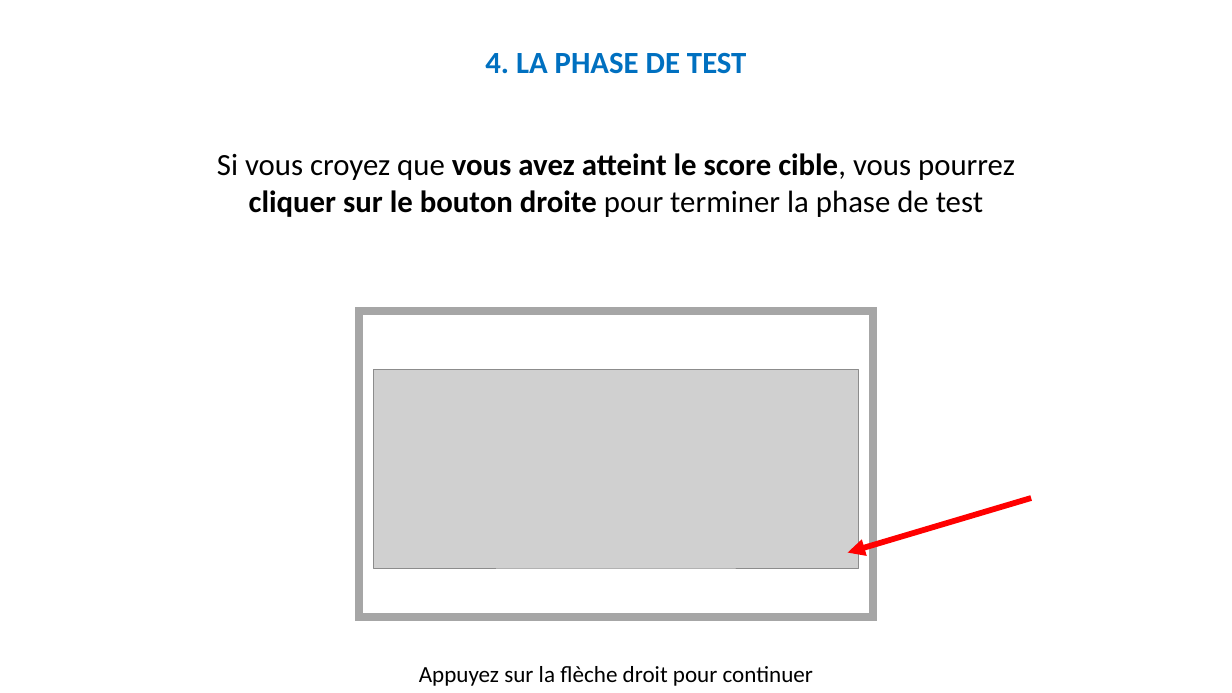
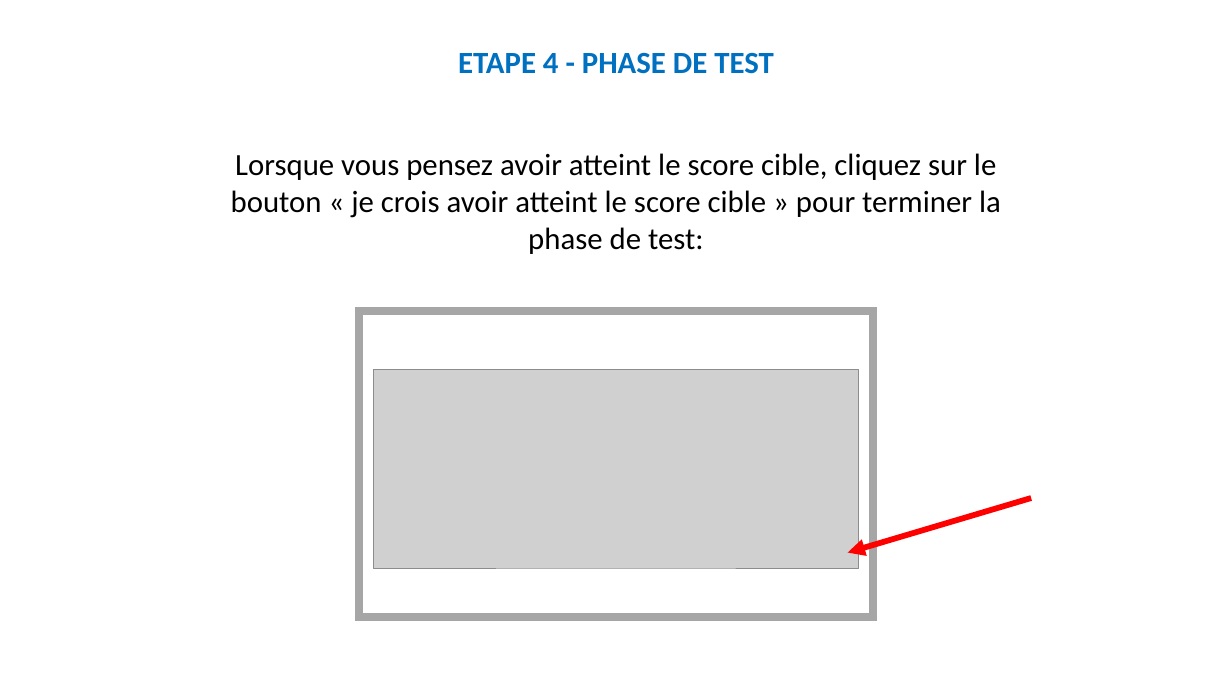
Before and after one commit to MBB-team/Online_Testing, a slide deck: slide 26 of src/Self_Efficacy/Stimuli/Instructions.pptx (slide 38 before the commit). Drawn at 1232x693 pixels with LibreOffice and Linux fonts; fonts in the diff are those of the drawing; grey boxes stand for pictures. Boxes give left, top, right and bottom in pixels: in the first picture for what was removed or moved away, otherwise in the second. Text is boxed around its words. In the diff, an @@ line names an element or a change of style, - is before the commit and + after.

```diff
--- a/src/Self_Efficacy/Stimuli/Instructions.pptx
+++ b/src/Self_Efficacy/Stimuli/Instructions.pptx
@@ text at [458,52,773,74]: text changed @@
-4. LA PHASE DE TEST
+ETAPE 4 - PHASE DE TEST
@@ text at [231,153,1001,254]: text changed @@
-Si vous croyez que vous avez atteint le score cible, vous pourrez cliquer sur le bouton droite pour terminer la phase de test
+Lorsque vous pensez avoir atteint le score cible, cliquez sur le bouton « je crois avoir atteint le score cible » pour terminer la phase de test:
@@ text removed at [419,666,813,686] @@
-Appuyez sur la flèche droit pour continuer
```
Also in this commit, not shown: 22 other slides changed, 10 slides added, 22 slides removed.
